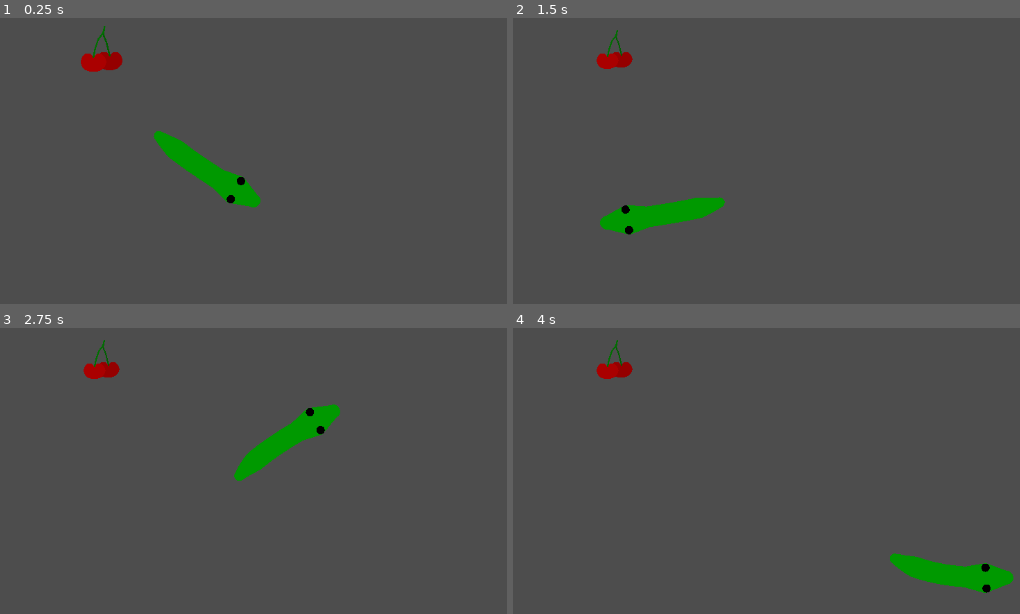
Above: before the commit, frames 1-4 (two rows, left to right).
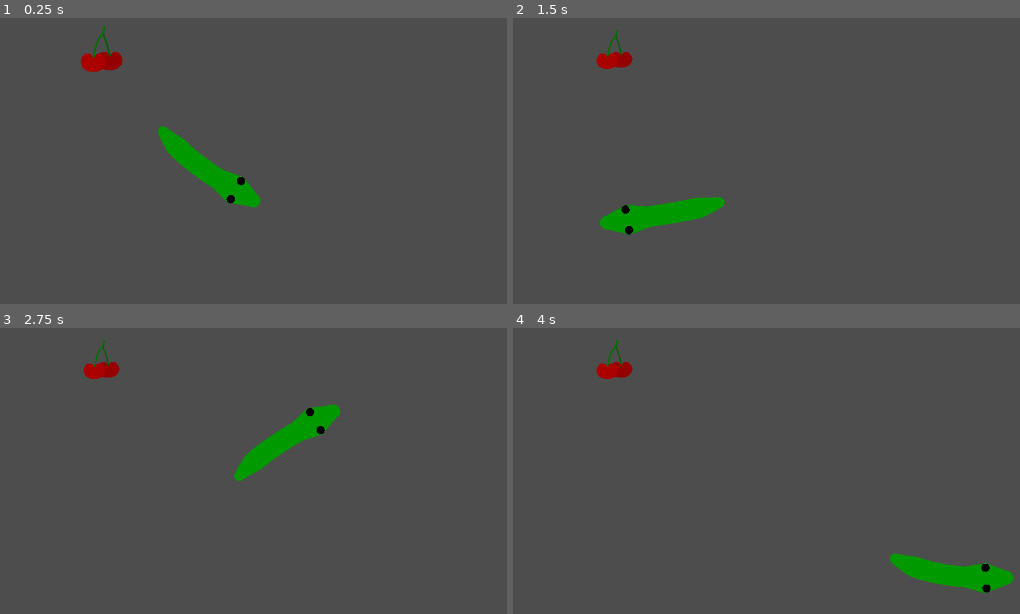
Above: after the commit, the same moments.

Repository: dbedggood/snake
Game: Godot game, scene res://project/main.tscn
Same seed, same stepped clock (60 frames per second), same inputs: the game is played once before the commit and once after it.
Inputs (mouse positions are in pixels of both pictures, inside the frame that each line leads up to):
- Up to frame 1 (0.25 s): no input
- Up to frame 2 (1.5 s): tap Enter at 0.5 s; move the mouse to (943, 178) at 0.52 s; tap Space at 1.25 s; move the mouse to (604, 223) at 1.27 s
- Up to frame 3 (2.75 s): tap Enter at 2 s; move the mouse to (334, 410) at 2.02 s
- Up to frame 4 (4 s): tap Space at 2.75 s; move the mouse to (725, 599) at 2.77 s; tap Enter at 3.5 s; move the mouse to (1004, 576) at 3.52 s

The runs differ from the first frame. In frame 1, 0.2% of the frame differs, in the area x 30-42%, y 37-57%; in frame 2, less than 0.1%; in frame 3, less than 0.1%; in frame 4, nothing differs.

Commit message:
Move Head above Body

Diff:
--- a/project/snake/snake.tscn
+++ b/project/snake/snake.tscn
@@ -6,11 +6,6 @@
 [ext_resource type="Script" path="res://project/snake/tail.gd" id="3_2tdkq"]
 [ext_resource type="Script" path="res://project/snake/head_area.gd" id="3_nu1ts"]
 
-[sub_resource type="Curve" id="Curve_d3lmw"]
-_data = [Vector2(0, 0.6), 0.0, 0.0, 0, 0, Vector2(0.2, 0.6), 0.0, 0.0, 0, 0, Vector2(1, 0.3), 0.0, 0.0, 0, 0]
-point_count = 3
-metadata/_snap_enabled = true
-
 [sub_resource type="Curve" id="Curve_xg11q"]
 _data = [Vector2(0, 0.4), 0.0, 0.0, 0, 0, Vector2(0.3, 1), 0.0, 0.0, 0, 0, Vector2(1, 0.6), 0.0, 0.0, 0, 0]
 point_count = 3
@@ -18,10 +13,32 @@
 
 [sub_resource type="CircleShape2D" id="CircleShape2D_54wsa"]
 
+[sub_resource type="Curve" id="Curve_d3lmw"]
+_data = [Vector2(0, 0.6), 0.0, 0.0, 0, 0, Vector2(0.2, 0.6), 0.0, 0.0, 0, 0, Vector2(1, 0.3), 0.0, 0.0, 0, 0]
+point_count = 3
+metadata/_snap_enabled = true
+
 [node name="Snake" type="Node2D"]
 z_index = 1
 script = ExtResource("1_l3j4s")
 metadata/_edit_group_ = true
+
+[node name="Head" type="Line2D" parent="."]
+points = PackedVector2Array(2.08165e-12, 2.08165e-12, 30, 2.08165e-12, 60, 2.08165e-12)
+width = 50.0
+width_curve = SubResource("Curve_xg11q")
+default_color = Color(0, 0.6, 0, 1)
+joint_mode = 2
+begin_cap_mode = 2
+script = ExtResource("1_f3ym2")
+
+[node name="HeadArea" type="Area2D" parent="Head"]
+collision_layer = 2
+collision_mask = 5
+script = ExtResource("3_nu1ts")
+
+[node name="CollisionCircle" type="CollisionShape2D" parent="Head/HeadArea"]
+shape = SubResource("CircleShape2D_54wsa")
 
 [node name="Body" type="Line2D" parent="."]
 points = PackedVector2Array(60, 2.08165e-12, 70, 2.08165e-12, 80, 2.08165e-12, 90, 2.08165e-12, 100, 2.08165e-12, 110,  …(192 unchanged characters)…
@@ -41,23 +58,6 @@
 end_cap_mode = 2
 script = ExtResource("3_2tdkq")
 
-[node name="Head" type="Line2D" parent="."]
-points = PackedVector2Array(2.08165e-12, 2.08165e-12, 30, 2.08165e-12, 60, 2.08165e-12)
-width = 50.0
-width_curve = SubResource("Curve_xg11q")
-default_color = Color(0, 0.6, 0, 1)
-joint_mode = 2
-begin_cap_mode = 2
-script = ExtResource("1_f3ym2")
-
-[node name="HeadArea" type="Area2D" parent="Head"]
-collision_layer = 2
-collision_mask = 5
-script = ExtResource("3_nu1ts")
-
-[node name="CollisionCircle" type="CollisionShape2D" parent="Head/HeadArea"]
-shape = SubResource("CircleShape2D_54wsa")
-
 [connection signal="ate_cherries" from="." to="Body" method="_on_snake_ate_cherries"]
+[connection signal="area_entered" from="Head/HeadArea" to="Body" method="_on_head_area_area_entered"]
 [connection signal="grown" from="Body" to="Tail" method="_on_body_grown"]
-[connection signal="area_entered" from="Head/HeadArea" to="Body" method="_on_head_area_area_entered"]
